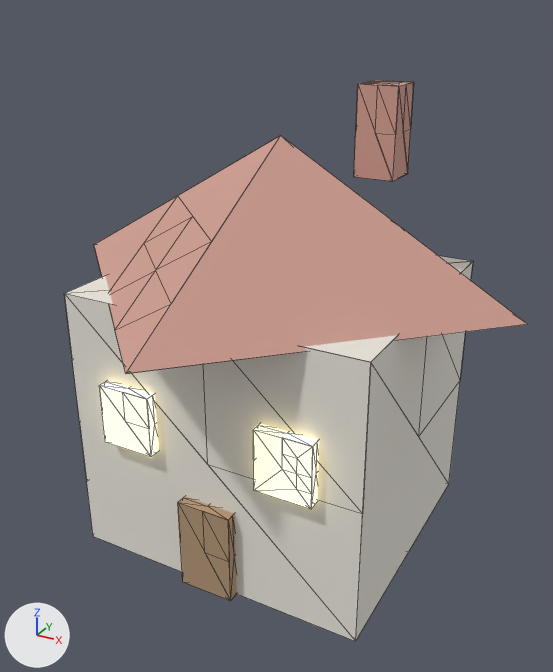
The glTF model godot/assets/meshes/metro/house.glb as it was, and as the next commit left it.
The view is the same before and after, from a camera (50 mm lens) standing at (1.23, -2.27, 1.9) and looking at (0.01, -0.05, 0.79). The axes (+X, +Y, +Z) are drawn at lower left. The lights are the same throughout. The first picture is the older version. Mesh edges are drawn as thin lines. Vertices at exactly the same position are counted once.

Names of what the first picture shows: 'MetroHouse'.
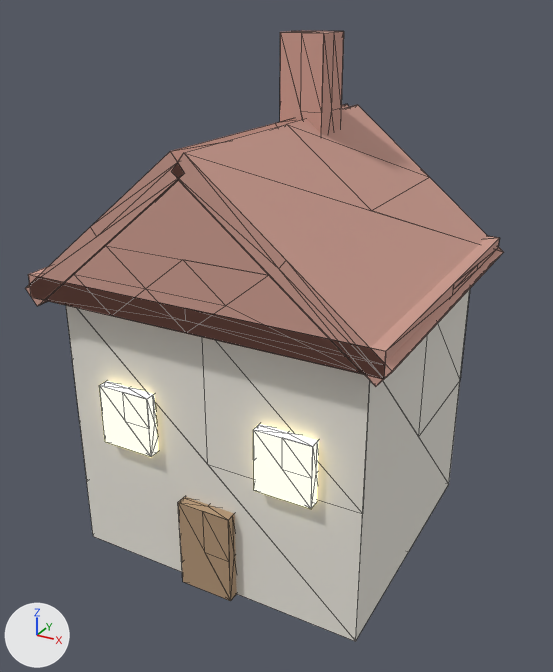
Commit message: feat(suggestion-47): metro/house gets a gabled roof that fits its walls

Boxes [x1, y1, x2, y2] around the edits, measured in the pictures (553 x 672 px; the box of a moved part takes in the faces that stretch with it):
'MetroHouse', reshaped (9% taller)
    before: [64, 80, 527, 641]
    after: [25, 30, 503, 641]
part 1 of me_metrohousemesh, added (beige)
    after: [280, 30, 344, 134]
part 2 of me_metrohousemesh, added
    after: [25, 104, 349, 306]
part 3 of me_metrohousemesh, added
    after: [28, 236, 499, 379]
part 4 of me_metrohousemesh, added (beige)
    after: [171, 105, 503, 387]
part 5 of me_metrohousemesh, added (beige)
    after: [46, 180, 362, 374]
part 6 of me_metrohousemesh, deleted (beige)
    before: [354, 80, 414, 181]
part 7 of me_metrohousemesh, deleted (beige)
    before: [94, 135, 527, 374]
part 8 of me_metrohousemesh, moved or reshaped
    both: [151, 399, 313, 509]

The change, as a list of edits to the scene's bpy script:
```text
Change me_metrohousemesh:
    used by ob_metrohouse; location = (0.0, 0.0, 0.5)
    remove me_metrohousemesh.from_pydata(...)  # 170 vertices, 255 faces; spans x -0.86..0.86, y -0.86..0.86, z -0.5..1.15
    add me_metrohousemesh.from_pydata(...)  # 279 vertices, 416 faces; spans x -0.64..0.64, y -0.58..0.58, z -0.5..1.3
    me_metrohousemesh part 1: the loose piece of 24 vertices spanning x -0.1..0.1, y -0.54..-0.48, z -0.5..-0.16 is copied, and the copy is scaled about its middle by (0.8, 2.67, 1.47), then moved by (0.0, 0.73, 1.38), in mat_material4 (beige #ce9e90); it spans x -0.08..0.08, y 0.14..0.3, z 0.8..1.3
    me_metrohousemesh part 2: a new loose piece of 33 vertices spanning x -0.64..0.02, y -0.58..0.58, z 0.47..1.03, in mat_material1 (beige #ce9e90)
    me_metrohousemesh part 3: a new loose piece of 29 vertices spanning x -0.62..0.62, y -0.58..0.58, z 0.5..0.58, in mat_material1 (beige #ce9e90)
    me_metrohousemesh part 4: a new loose piece of 24 vertices spanning x -0.02..0.64, y -0.58..0.58, z 0.47..1.03, in mat_material1 (beige #ce9e90)
    me_metrohousemesh part 5: a new loose piece of 23 vertices spanning x -0.56..0.56, y -0.58..-0.52, z 0.5..0.95, in mat_material1 (beige #ce9e90)
    me_metrohousemesh part 6: the loose piece of 33 vertices spanning x 0.21..0.35, y 0.13..0.27, z 0.85..1.15 is deleted
    me_metrohousemesh part 7
    18 vertices are removed from x -0.86..0.86, y -0.86..0.86, z 0.49..0.99
    24 faces are deleted
    me_metrohousemesh part 8
    14 vertices are removed from x -0.4..0.4, y -0.54..-0.48, z 0.05..0.21
    48 faces are deleted
    18 vertices are added at x -0.2..0.4, y -0.54..-0.48, z -0.41..0.16
    5 new vertices lie (-0.05, 0.0, 0.0) away from vertices in x 0.3..0.4, y -0.51..-0.48, z -0.01
    20 new faces join them, mat_material2 (beige #b39576)
    42 new faces join them, mat_material3 (beige #ffefb3, glowing beige #ffefb3)
    other edits to the shape of me_metrohousemesh do not show in these pictures
```
